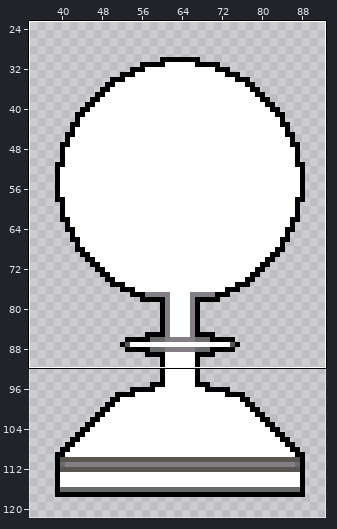
Sprite sheet, stored at sprites/pw.png. Above, an overview of the earlier version with the close-up marked.
Close-up. Old version:
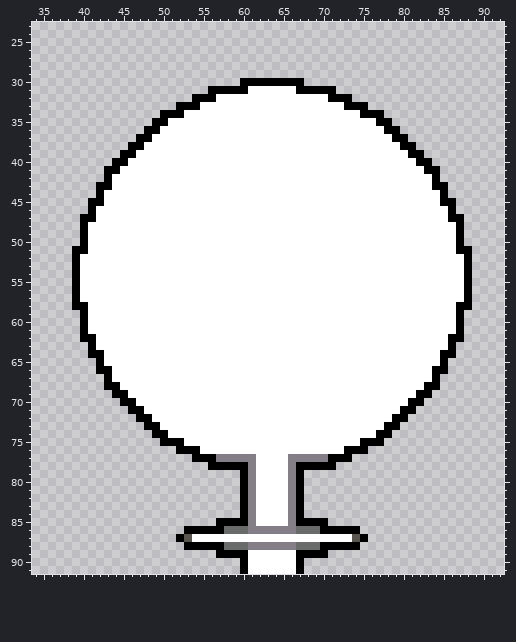
The file is 128x128 pixels. Shown: x 34..92, y 23..91. The wide view leaves out empty margins.
The result:
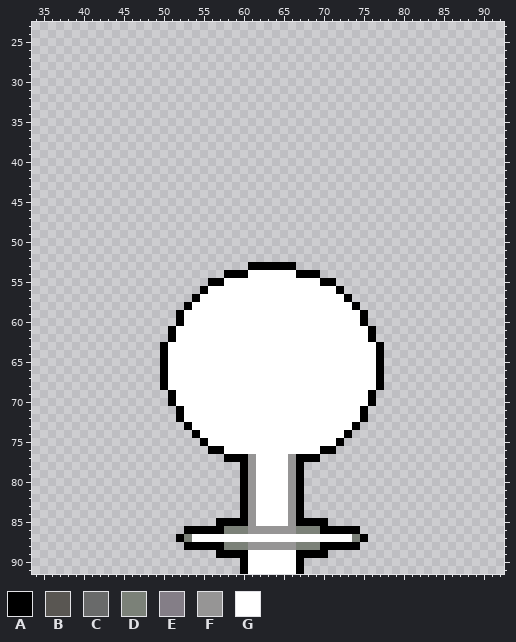
Palette (. is transparent): A #000000  B #595652  C #696a6a  D #7b8178  E #847e87  F #969595  G #ffffff
Change:
Changed rows in their new state; - is an unchanged pixel.
first column x 39:
30 ---------------------........---------------------
31 -----------------................-----------------
32 ---------------....................---------------
33 -------------........................-------------
34 -----------............................-----------
35 ----------..............................----------
36 ---------................................---------
37 --------..................................--------
38 -------....................................-------
39 ------......................................------
40 -----........................................-----
41 ----..........................................----
42 ----..........................................----
43 ---............................................---
44 ---............................................---
45 --..............................................--
46 --..............................................--
47 -................................................-
48 -................................................-
49 -................................................-
50 -................................................-
51 ..................................................
52 ..................................................
53 ......................AAAAAA......................
54 ...................AAA------AAA...................
55 .................AA------------AA.................
56 ................A----------------A................
57 ...............A------------------A...............
58 ..............A--------------------A..............
59 -............A----------------------A............-
60 -............A----------------------A............-
61 -...........A------------------------A...........-
62 -...........A------------------------A...........-
63 --.........A--------------------------A.........--
64 --.........A--------------------------A.........--
65 ---........A--------------------------A........---
66 ---........A--------------------------A........---
67 ----.......A--------------------------A.......----
68 ----.......A--------------------------A.......----
69 -----.......A------------------------A.......-----
70 ------......A------------------------A......------
71 -------......A----------------------A......-------
72 --------.....A----------------------A.....--------
73 ---------.....A--------------------A.....---------
74 ----------.....A------------------A.....----------
75 -----------.....A----------------A.....-----------
76 -------------....AA------------AA....-------------
77 ---------------....AAAF----FAAA....---------------
78 -----------------....-F----F-....-----------------
79 ----------------------F----F----------------------
80 ----------------------F----F----------------------
81 ----------------------F----F----------------------
82 ----------------------F----F----------------------
83 ----------------------F----F----------------------
84 ----------------------F----F----------------------
85 ----------------------F----F----------------------
86 -------------------DDDFFFFFFDDD-------------------
87 --------------D--------------------D--------------
88 -------------------DDDFFFFFFDDD-------------------
